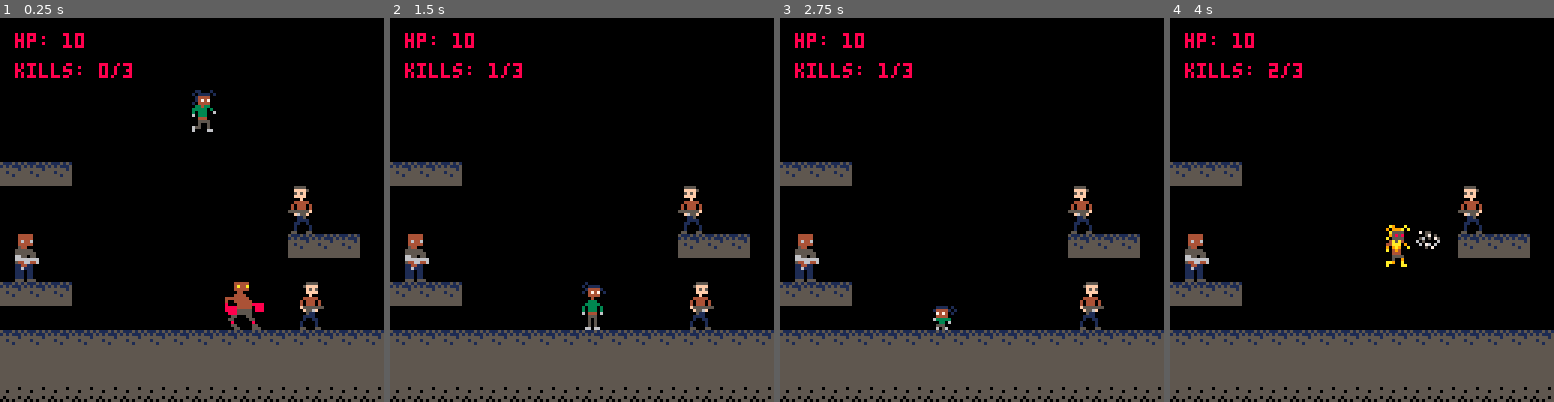
Above: before the commit, frames 1-4 (left to right).
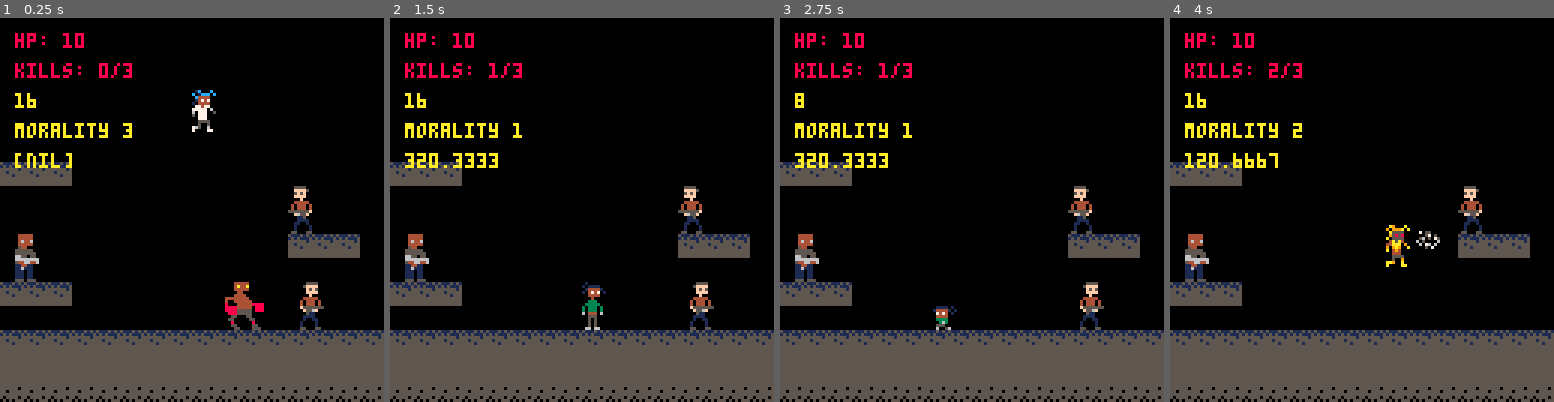
Above: after the commit, the same moments.

Repository: xMunchy/Mirror_Image
Game: PICO-8 cartridge prog.p8
Same seed, same stepped clock (60 frames per second), same inputs: the game is played once before the commit and once after it.
Inputs:
- Up to frame 1 (0.25 s): no input
- Up to frame 2 (1.5 s): tap O (Z key) at 0.33, 0.7, 1.43 s
- Up to frame 3 (2.75 s): hold Left 1.97-2.37 s; tap O (Z key) at 2.22 s; hold Down from 2.42 s (still down)
- Up to frame 4 (4 s): release Down at 2.82 s; hold Right 2.87-3.53 s; tap O (Z key) at 3.1, 3.98 s; hold Up from 3.58 s (still down)

The runs differ from the first frame. In frame 1, 1.1% of the frame differs, in the area x 3-57%, y 18-40%; in frame 2, 1.1%; in frame 3, 1.1%; in frame 4, 1.1%.

Commit message:
condense player data code

Diff:
--- a/prog.p8
+++ b/prog.p8
@@ -2,88 +2,78 @@
 version 16
 __lua__
 --init
-
 function _init()
  -- game variables --
  prev_t = time()
  pot_kills = 0 --total potential kills
  level = 0
-
- -- player dynamic variables --
- player = {}
- player.s = 1 --sprite
- player.s_w = 1 --sprite size
- player.s_h = 2
- player.w = 8 --size by pixels
- player.h = 16
- player.x = 0 --position
- player.y = 0
- player.flipped = false
- player.speed = 32
- player.is_crouching = false
- player.hp = 10
- player.tot_kills = 0 --total kills
- player.is_stunned = false
- player.is_evil = false
-
- -- player jumping --
- player.is_jumping = false
- player.jump_tstart = 0
- player.jump_tprev = 0
- player.jump_prog = 0 --height
-  --[[
-  which jump are you on?
-  0 = not jumping
-  1 = first jump
-  2 = double jump
-  3 = triple jump (can no longer jump)
-  ]]
- player.njump = 0
- player.jump1 = 16 --height of first jump
- player.jumpxtra = 8 --height of extra jumps
-
- -- player knockback and stun --
- player.stun_start = 0
+ kill_limit = 3 --per level
 
  -- player static variables --
- player.stand_s = 1 --sprite
- player.stand_w = 1 --sprite size
- player.stand_h = 2
- player.standw = 8 --size by pixels
- player.standh = 16
- player.stand_speed = 32
- player.crouch_s = 18 --sprite
- player.crouch_w = 1 --sprite size
- player.crouch_h = 1
- player.crouchw = 8 --size by pixels
- player.crouchh = 8
- player.crouch_speed = 16
- player.jump_s = 5 --sprite
- player.jump_w = 1 --sprite size
- player.jump_h = 2
- player.jumpw = 8 --size by pixels
- player.jumph = 16
- player.evil_stand_s = 32 --sprite
- player.evil_stand_w = 1 --sprite size
- player.evil_stand_h = 2
- player.evil_standw = 8
- player.evil_standh = 16
- player.evil_stand_speed = 32
- player.evil_crouch_s = 33 --sprite
- player.evil_crouch_w = 1 --sprite size
- player.evil_crouch_h = 1
- player.evil_crouchw = 8
- player.evil_crouchh = 8
- player.evil_crouch_speed = 16
- player.evil_jump_s = 36 --sprite
- player.evil_jump_w = 1 --sprite size
- player.evil_jump_h = 2
- player.evil_jumpw = 8 --size by pixels
- player.evil_jumph = 16
- player.can_triplej = false
+ morality = {1,2,3}
+ --sprites = {idle,walk1,walk2,crouch_idle,crouch_move,jump,attack}
+ neutral_sprites = {1,3,4,2,18,5,6}
+ evil_sprites = {32,34,35,33,49,36,37}
+ good_sprites = {38,40,41,39,55,42,43}
+ sprites = {neutral_sprites,evil_sprites,good_sprites}
+ --size by 8x8 chunks
+ --size = {idle,walk1,walk2,crouch_idle,crouch_move,jump,attack}
+ neutral_w = {1,1,1,1,1,1,1}
+ neutral_h = {2,2,2,1,1,2,2}
+ evil_w = {1,1,1,1,1,1,1}
+ evil_h = {2,2,2,1,1,2,2}
+ good_w = {1,1,1,1,1,1,1}
+ good_h = {2,2,2,1,1,2,2}
+ w = {neutral_w,evil_w,good_w}
+ h = {neutral_h,evil_h,good_h}
+ --size by pixels
+ --size = {idle,walk1,walk2,crouch_idle,crouch_move,jump,attack}
+ neutral_pw = {8,8,8,8,8,8,8}
+ neutral_ph = {16,16,16,8,8,16,16}
+ evil_pw = {8,8,8,8,8,8,8}
+ evil_ph = {16,16,16,8,8,16,16}
+ good_pw = {8,8,8,8,8,8,8}
+ good_ph = {16,16,16,8,8,16,16}
+ pw = {neutral_pw,evil_pw,good_pw}
+ ph = {neutral_ph,evil_ph,good_ph}
+
+ --speed = {walking, crouching, jumping}
+ neutral_speed = {32,16,32}
+ evil_speed = {32,16,32}
+ good_speed = {32,16,32}
+ speed = {neutral_speed,evil_speed,good_speed}
+
+  -- player current variables --
+  player = {}
+  player.s = 1 --sprite
+  player.s_w = 1 --sprite size
+  player.s_h = 2
+  player.w = 8 --size by pixels
+  player.h = 16
+  player.x = 0 --position
+  player.y = 0
+  player.flipped = false
+  player.speed = 32
+  player.is_crouching = false
+  player.hp = 10
+  player.tot_kills = 0 --total kills
+  player.is_stunned = false
+  player.is_evil = false
+  player.morality = morality[3]
+  player.is_jumping = false
+  player.can_triplej = false
+
+  --jumping variables
+  player.jump_tprev = 0 --jump time
+  player.jump_prog = 0 --jump progress in remaining height
+  player.njump = 0 --first, second, or third jump
+  player.jump1 = 16 --height of first jump
+  player.jumpxtra = 8 --height of extra jumps
+
+  -- player knockback and stun --
+  player.stun_start = 0
  player.stun_dur = 1
  player.knock = 10 --knockback when touch enemy
- player.kill_limit = 3 --per level
 
  -- player blasts --
  blast = {}
@@ -110,7 +101,7 @@
 function new_level(x,y,lvl,potk)
  player.x = x
  player.y = y
- player.s = player.stand_s
+ player.s = sprites[player.morality][1] --idle --player.stand_s
  player.lvl_killc = 0
  pot_kills += potk
  -- enemies --
@@ -157,13 +148,12 @@
 ]]
 function start_jump()
  --change sprite
- player.s = player.jump_s
- player.s_h = player.jump_h
- player.s_w = player.jump_w
- player.sw = player.jumpw
- player.sh = player.jumph
+ player.s = sprites[player.morality][6] --jump --player.jump_s
+ player.s_h = h[player.morality][6] --player.jump_h
+ player.s_w = w[player.morality][6] --player.jump_w
+ player.w = pw[player.morality][6] --player.jumpw
+ player.h = ph[player.morality][6] --player.jumph
  --start jump
- player.jump_tstart = time()
  player.jump_tprev = time()
  player.is_jumping = true
  --choose jump height
@@ -181,7 +171,7 @@
  local dt = time() - player.jump_tprev
  --check for ceiling
  local x1 = player.x
- local x2 = player.x+player.s_w*8-1
+ local x2 = player.x+player.w-1
  if v_collide(x1,x2,player.y-1,0)
  then
   player.jump_prog = 0 --end jump
@@ -206,23 +196,11 @@
  player.tot_kills += 1
  player.lvl_killc += 1
  local ratio = player.tot_kills/pot_kills
- if not player.is_evil and
-    ratio > 0.5 then
-  player.is_evil = true
---  player.s = player.evil_stand_s
-  player.stand_s = player.evil_stand_s
-  player.stand_h = player.evil_stand_h
-  player.stand_w = player.evil_stand_w
-  player.stand_speed = player.evil_stand_speed
-  player.crouch_s = player.evil_crouch_s
-  player.crouch_h = player.evil_crouch_h
-  player.crouch_w = player.evil_crouch_w
-  player.crouch_speed = player.evil_crouch_speed
-  player.jump_s = player.evil_jump_s
-  player.jump_h = player.evil_jump_h
-  player.jump_w = player.evil_jump_w
-  player.jumph = player.evil_jumph
-  player.jumpw = player.evil_jumpw
+ dab = player.morality..morality[2]..ratio
+ if ratio > 0.5 then --make evil
+  player.morality = morality[2]
+ elseif ratio > 0.2 then --make neutral
+  player.morality = morality[1]
  end
 end
 
@@ -589,37 +567,42 @@
  end
  -- crouch
  if btn(3) and
-    not player.is_stunned then
+    not player.is_stunned or
+    player.is_crouching and v_collide(x1,x2,y1-1,0) then
   player.is_crouching = true
-  player.y += player.h-player.crouchh
-  player.x += player.w-player.crouchw
-  player.s = player.crouch_s
-  player.s_h = player.crouch_h
-  player.s_w = player.crouch_w
-  player.w = player.crouchw
-  player.h = player.crouchh
-  player.speed = player.crouch_speed
+  player.y += player.h-ph[player.morality][4]
+  player.x += player.w-pw[player.morality][4]
+  -- 4 = crouching
+  player.s = sprites[player.morality][4]
+  player.s_h = h[player.morality][4]
+  player.s_w = w[player.morality][4]
+  player.w = pw[player.morality][4]
+  player.h = ph[player.morality][4]
+  player.speed = speed[player.morality][2] --crouching speed
  elseif not v_collide(x1,x2,y1-1,0) then
-  player.is_crouching = false
-  player.y += player.h-player.standh
-  player.x += player.w-player.standw
-  if not v_collide(x1,x2,y2) then
-   player.s = player.jump_s
-   player.s_h = player.jump_h
-   player.s_w = player.jump_w
-   player.w = player.jumpw
-   player.h = player.jumph
+    player.is_crouching = false
+    --1 = idle
+    player.y += player.h-ph[player.morality][1] --player.standh
+    player.x += player.w-pw[player.morality][1] --player.standw
+  if not v_collide(x1,x2,y2) then --faling
+   --6 = jumping/falling
+   player.s = sprites[player.morality][6] --player.jump_s
+   player.s_h = h[player.morality][6] --player.jump_h
+   player.s_w = w[player.morality][6] --player.jump_w
+   player.w = pw[player.morality][6] --player.jumpw
+   player.h = ph[player.morality][6] --player.jumph
   else
-   player.s = player.stand_s
-   player.s_h = player.stand_h
-   player.s_w = player.stand_w
-   player.w = player.standw
-   player.h = player.standh
-  end
-  player.speed = player.stand_speed
+   --1 = idle
+   player.s = sprites[player.morality][1] --player.stand_s
+   player.s_h = h[player.morality][1] --player.stand_h
+   player.s_w = w[player.morality][1] --player.stand_w
+   player.w = pw[player.morality][1] --player.standw
+   player.h = ph[player.morality][1] --player.standh
+  end
+  player.speed = speed[player.morality][1] --walking speed
  end
  if btnp(4) and
-    player.lvl_killc<player.kill_limit
+    player.lvl_killc<kill_limit
     then
   shoot()
  end
@@ -640,6 +623,9 @@
  spr(player.s,player.x,player.y,player.s_w,player.s_h,player.flipped)
  print("hp: "..player.hp,5,5,8)
  print("kills: "..player.tot_kills.."/3",5,15,8)
+ print(player.h, 5, 25,10)
+ print("morality "..player.morality,5,35,10)
+ print(dab,5,45,10)
 end
 __gfx__
 00000000010000000101111001000000010000000110001001000000005555000044444000000444440000000055550000444440000000444440000000000000
